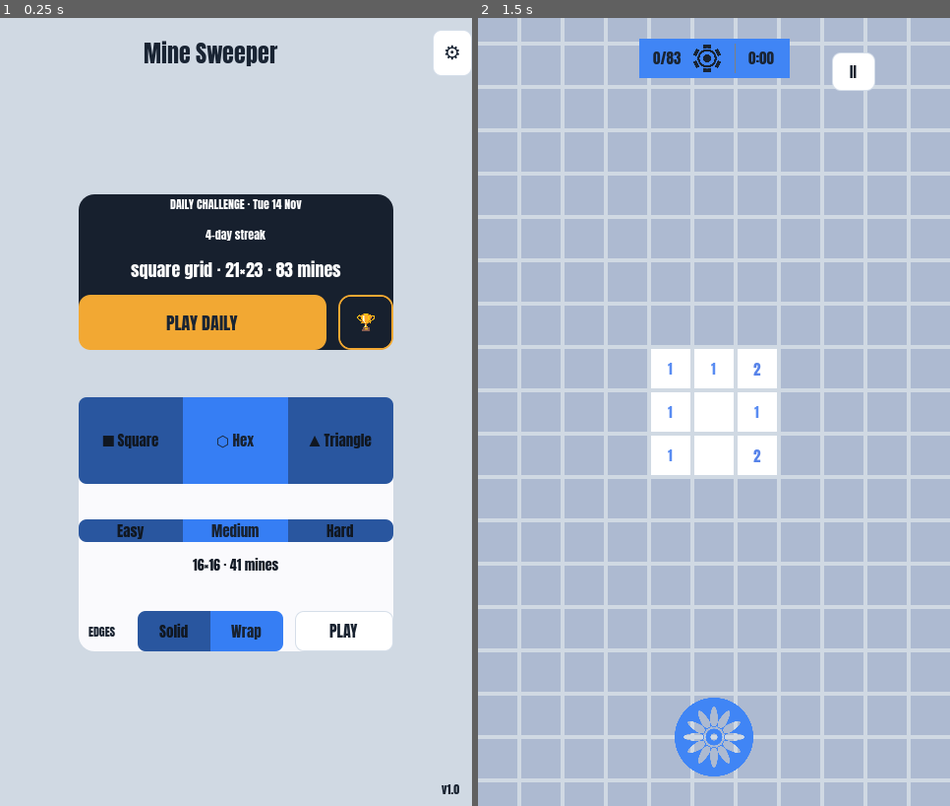
Above: before the commit, frames 1-2 (left to right).
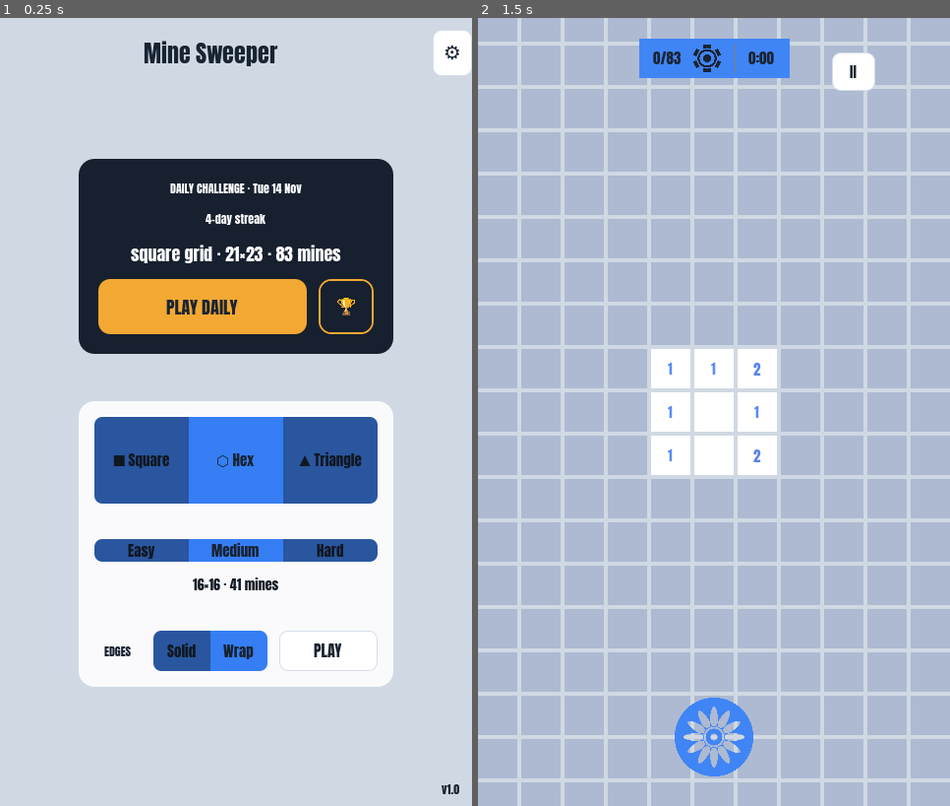
Above: after the commit, the same moments.

Repository: Kape99/mine-sweeper
Game: Godot game, scene res://Scenes/base.tscn
Two runs of this game, one before a commit and one after it. Both use one fixed random seed, a clock stepped at 60 frames per second and the inputs below.
Inputs (mouse positions are in pixels of both pictures, inside the frame that each line leads up to):
- Up to frame 1 (0.25 s): no input
- Up to frame 2 (1.5 s): click (671, 230) at 0.52 s; type "Alex" at 0.6 s; click "PLAY DAILY" at 1.25 s

The runs differ from the first frame. In frame 1, 20% of the frame differs, in the area x 16-84%, y 17-85%; in frame 2, nothing differs.

Commit message:
Preserve card padding at runtime with stylebox content margins

Diff:
--- a/Scripts/GUI/main_menu.gd
+++ b/Scripts/GUI/main_menu.gd
@@ -66,6 +66,10 @@
 	daily_card_style.corner_radius_top_right = 16
 	daily_card_style.corner_radius_bottom_right = 16
 	daily_card_style.corner_radius_bottom_left = 16
+	daily_card_style.content_margin_left = 20
+	daily_card_style.content_margin_top = 20
+	daily_card_style.content_margin_right = 20
+	daily_card_style.content_margin_bottom = 20
 	$CenterContainer/Panel/DailyCard.add_theme_stylebox_override("panel", daily_card_style)
 
 	var daily_button_style: StyleBoxFlat = StyleBoxFlat.new()
@@ -117,6 +121,10 @@
 	settings_card_style.corner_radius_top_right = 16
 	settings_card_style.corner_radius_bottom_right = 16
 	settings_card_style.corner_radius_bottom_left = 16
+	settings_card_style.content_margin_left = 16
+	settings_card_style.content_margin_top = 16
+	settings_card_style.content_margin_right = 16
+	settings_card_style.content_margin_bottom = 16
 	$CenterContainer/Panel/SettingsCard.add_theme_stylebox_override("panel", settings_card_style)
 
 	_sync_segmented_widgets()
